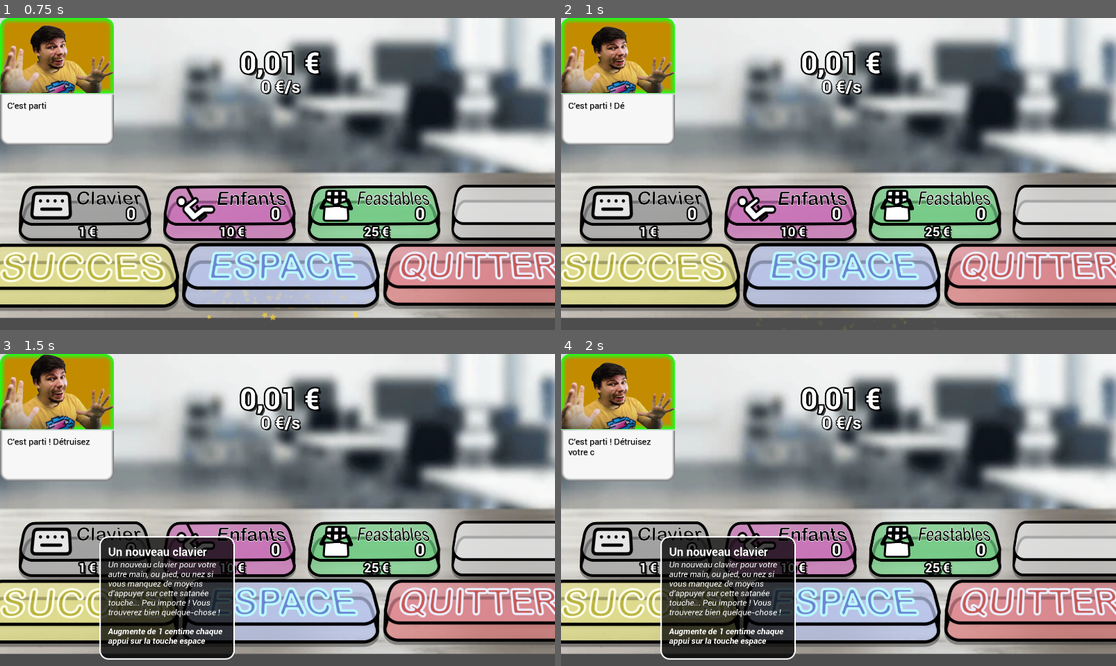
Above: before the commit, frames 1-4 (two rows, left to right).
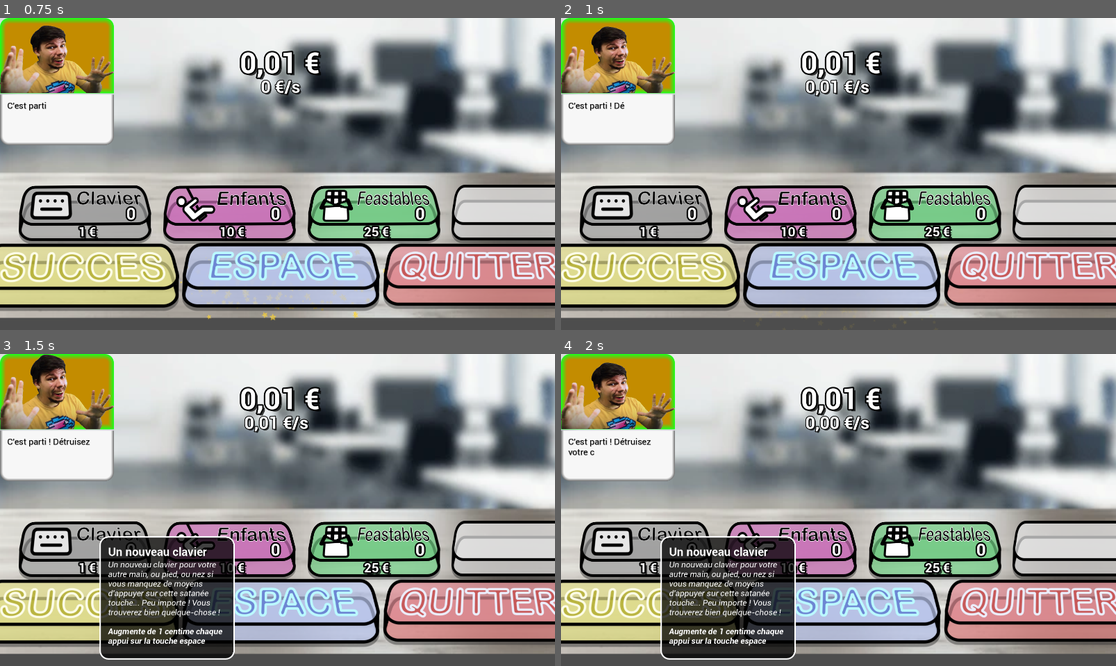
Above: after the commit, the same moments.

Repository: Guerric9018/mrbeast
Game: Godot game, scene res://Src/Main/main.tscn
The game is run twice, just before and just after one commit, with the same random seed, the same clock (stepped at 60 frames per second) and the same inputs.
Inputs (mouse positions are in pixels of both pictures, inside the frame that each line leads up to):
- Up to frame 1 (0.75 s): click (283, 276) at 0.5 s
- Up to frame 2 (1 s): no input
- Up to frame 3 (1.5 s): click "0" at 1.25 s
- Up to frame 4 (2 s): no input

Frame 1 is identical in both runs. In frame 2, 0.4% of the frame differs, in the area x 43-56%, y 19-26%; in frame 3, 0.4%; in frame 4, 0.4%.

Commit message:
Changement mineurs un peu partout

Diff:
--- a/Src/Main/main.gd
+++ b/Src/Main/main.gd
@@ -1,4 +1,6 @@
 extends Node2D
+
+const CLOCK: float = 1
 
 var time_counter: float = 0
 var money_prev: int = 0
@@ -14,10 +16,15 @@
 
 enum Upgrades {KEYBOARD, KIDS, FEASTABLES, N_UPGRADES}
 
-var linear: PackedFloat64Array = PackedFloat64Array([0.5, 0.25, 0.5])
-var multipliers: PackedFloat64Array = PackedFloat64Array([1.0, 2.0, 2.0])
+var basePerClic: int = 1.0
+
+enum Children {PRODUCTION, NUMBER}
+var children: PackedFloat64Array = PackedFloat64Array([50, 0])
+
+var linear: PackedFloat64Array = PackedFloat64Array([0.5, 0.25, 0.5, 25.0])
+var multipliers: PackedFloat64Array = PackedFloat64Array([1.0, 2.0, 2.0, 100.0])
 var level: PackedInt64Array = PackedInt64Array([0, 0, 0])
-var price: PackedFloat64Array = PackedFloat64Array([1.0, 10.0, 25.0])
+var price: PackedFloat64Array = PackedFloat64Array([1.0, 10.0, 22.0])
 var pressedUpgrades: PackedByteArray = PackedByteArray([false, false, false])
 var titles: PackedStringArray = PackedStringArray([
 	"Un nouveau clavier",
@@ -37,10 +44,11 @@
 		handleHover()
 
 	time_counter += delta
-	if time_counter > 2:
-		money += 100*level[Upgrades.KIDS]*(1 + level[Upgrades.FEASTABLES])
+	if time_counter > CLOCK:
+		updateChildrenNumber()
+		updateMoneyChildren()
 		time_counter = 0
-		var rate: int = (money - money_prev)/2
+		var rate: int = (money - money_prev)/CLOCK
 		money_prev = money
 		$MoneyRateLabel.text = "%d,%02d €/s  " % [rate/100, rate % 100]
 		updateMoneyLabel()
@@ -58,8 +66,14 @@
 	$MoneyLabel.text = "%d,%02d €" % [money / 100, money % 100]
 
 func updateMoney() -> void:
-	money += 1 + level[Upgrades.KEYBOARD]
+	money += (1 + level[Upgrades.KEYBOARD]) * basePerClic
 	updateMoneyLabel()
+
+func updateChildrenNumber() -> void:
+	children[Children.NUMBER] = level[Upgrades.KIDS]
+
+func updateMoneyChildren() -> void:
+	money += children[Children.PRODUCTION] * children[Children.NUMBER] / CLOCK
 
 func launchParticles() -> void:
 	if particles == 0:
--- a/project.godot
+++ b/project.godot
@@ -20,3 +20,26 @@
 window/size/viewport_height=1080
 window/size/resizable=false
 window/size/borderless=true
+
+[input]
+
+buy_keyboard={
+"deadzone": 0.5,
+"events": [Object(InputEventKey,"resource_local_to_scene":false,"resource_name":"","device":0,"window_id":0,"alt_pressed":false,"shift_pressed":false,"ctrl_pressed":false,"meta_pressed":false,"pressed":false,"keycode":0,"physical_keycode":67,"key_label":0,"unicode":0,"location":0,"echo":false,"script":null)
+]
+}
+buy_child={
+"deadzone": 0.5,
+"events": [Object(InputEventKey,"resource_local_to_scene":false,"resource_name":"","device":-1,"window_id":0,"alt_pressed":false,"shift_pressed":false,"ctrl_pressed":false,"meta_pressed":false,"pressed":false,"keycode":0,"physical_keycode":69,"key_label":0,"unicode":69,"location":0,"echo":false,"script":null)
+]
+}
+buy_feastable={
+"deadzone": 0.5,
+"events": [Object(InputEventKey,"resource_local_to_scene":false,"resource_name":"","device":-1,"window_id":0,"alt_pressed":false,"shift_pressed":false,"ctrl_pressed":false,"meta_pressed":false,"pressed":false,"keycode":0,"physical_keycode":70,"key_label":0,"unicode":70,"location":0,"echo":false,"script":null)
+]
+}
+buy_development={
+"deadzone": 0.5,
+"events": [Object(InputEventKey,"resource_local_to_scene":false,"resource_name":"","device":-1,"window_id":0,"alt_pressed":false,"shift_pressed":false,"ctrl_pressed":false,"meta_pressed":false,"pressed":false,"keycode":0,"physical_keycode":68,"key_label":0,"unicode":68,"location":0,"echo":false,"script":null)
+]
+}
